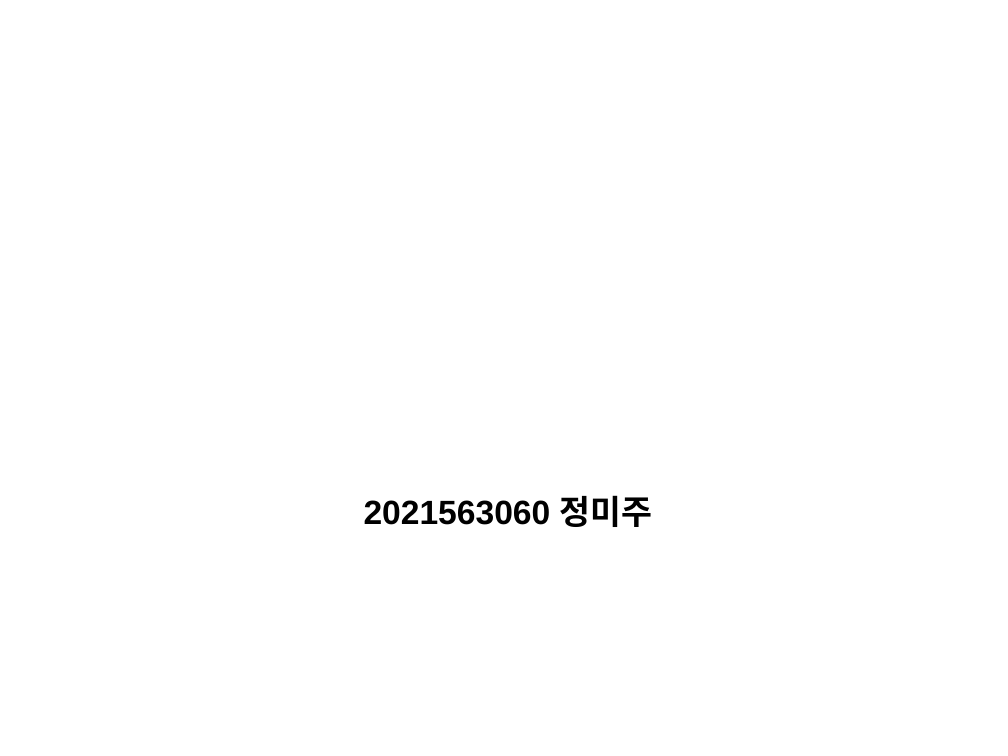
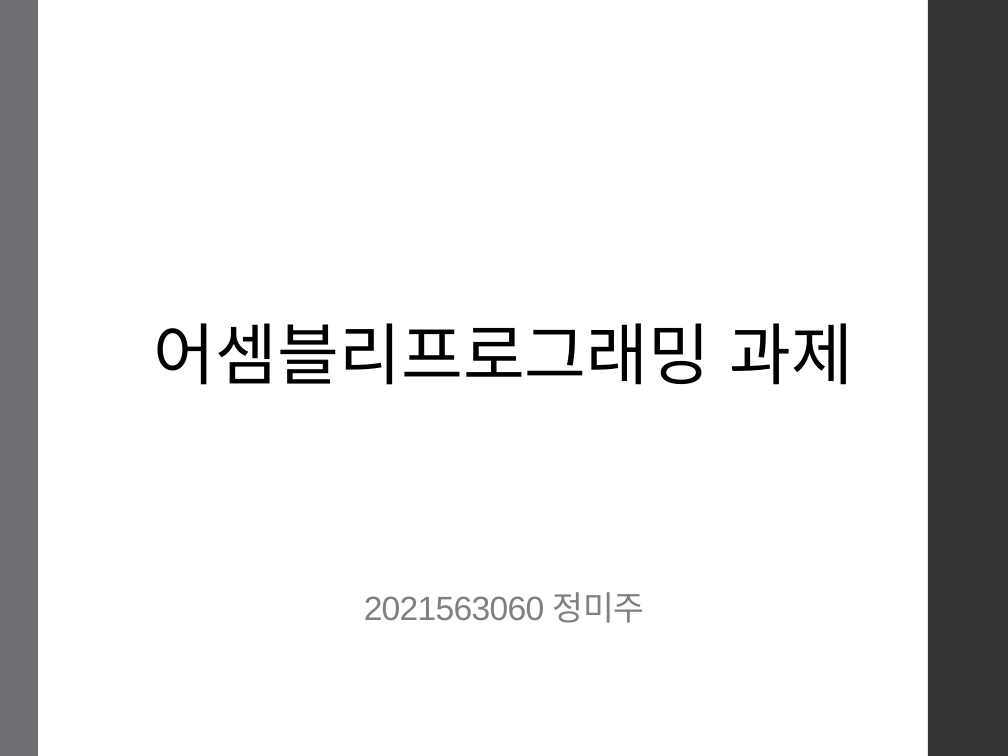
Before and after one commit to miju1234/assembly, a slide deck: slide 1 of 0918/제품가격조사.pptx. Drawn at 1008x756 pixels with LibreOffice and Linux fonts; fonts in the diff are those of the drawing. Boxes give left, top, right and bottom in pixels: in the first picture for what was removed or moved away, otherwise in the second. Text is boxed around its words. In the diff, an @@ line names an element or a change of style, - is before the commit and + after.

```diff
--- a/0918/제품가격조사.pptx
+++ b/0918/제품가격조사.pptx
@@ rectangle added at [0,0,38,756], fill #6F6F74 @@
@@ rectangle added at [928,0,1008,756], fill #353537 @@
@@ text added at [154,323,853,385], 48 pt, text #000000 @@
+어셈블리프로그래밍 과제
@@ title "2021563060 정미주" at [364,592,644,623]: text colour #000000 to #808080, letter spacing 0 to -0.5 pt, bold off; line spacing 1 to 0.85; vertical alignment top to bottom @@
```
Also in this commit, not shown: 4 other slides changed, 2 slides added, 1 slide removed.
